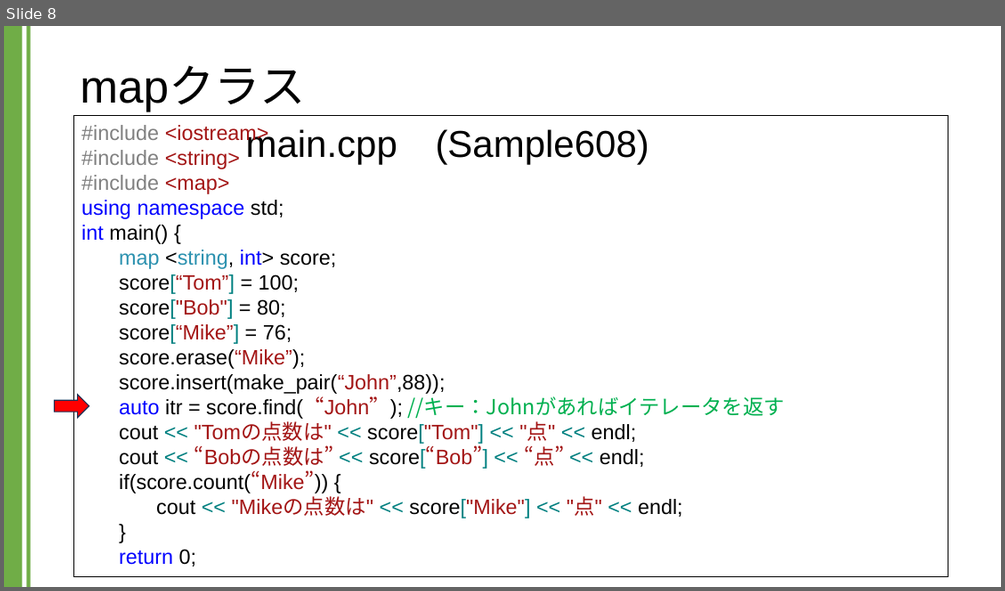
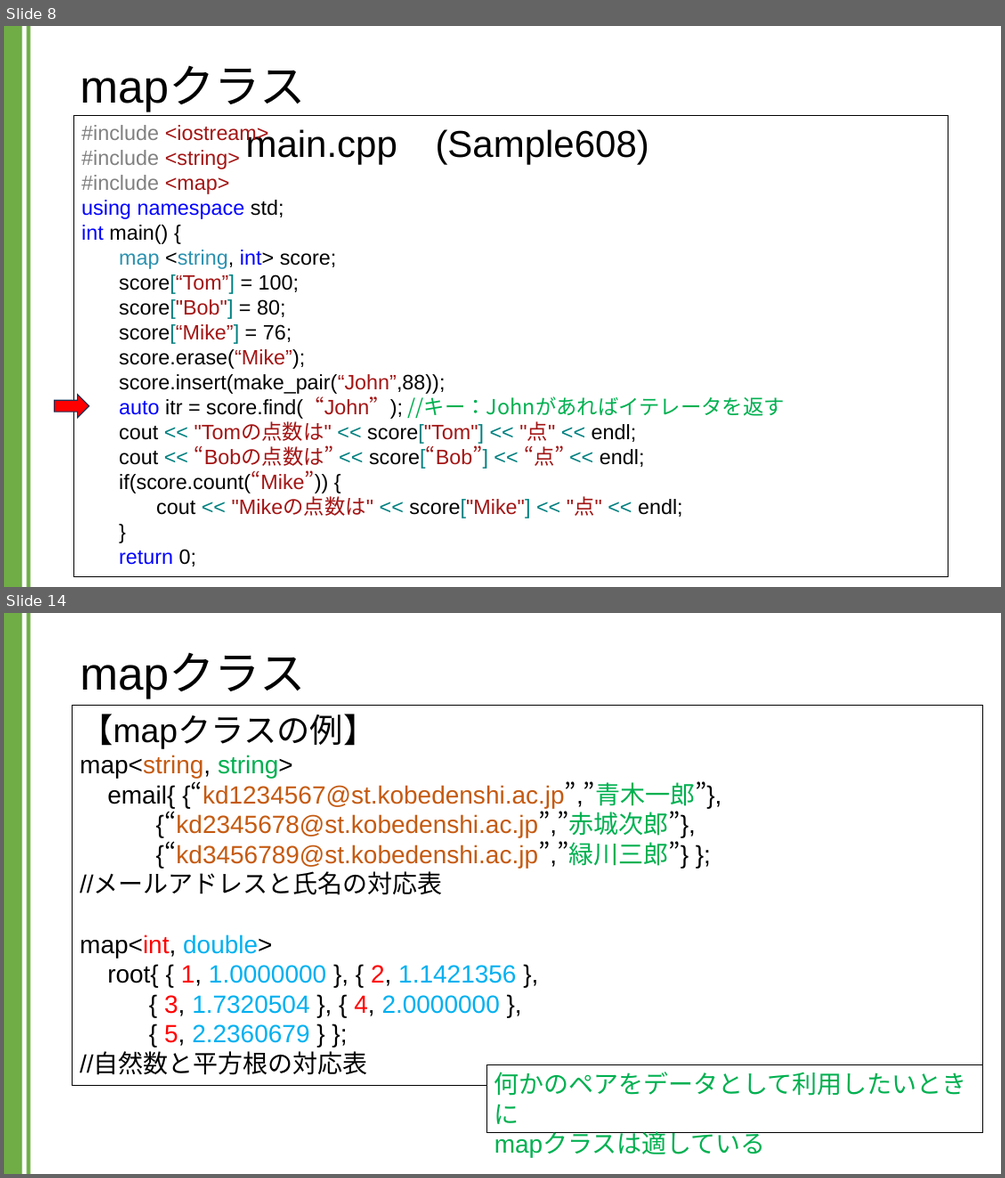
Before and after one commit to kic-murata/cpp2024, a slide deck: 授業資料/講義資料：Mapクラス.pptx. Shown one above the other, each under a label of ours: slide 8 before the commit, slides 8 and 14 after it; the slides between them are not shown. The pictures are 1005x591 and 1005x1178 pixels, drawn with LibreOffice and Linux fonts; fonts in the diff are those of the drawing. Boxes give left, top, right and bottom in pixels: in the first picture for what was removed or moved away, otherwise in the second. Text is boxed around its words. In the diff, an @@ line names an element or a change of style, - is before the commit and + after.

```diff
--- a/授業資料/講義資料：Mapクラス.pptx
+++ b/授業資料/講義資料：Mapクラス.pptx
@@ slide 14 added at bbox=[4, 613, 1001, 1174], background #FFFFFF; not listed: 2 template elements that a slide beside it also shows @@
@@ title added at bbox=[80, 653, 305, 698], 44 pt, text #000000 @@
+mapクラス
@@ rectangle added at bbox=[73, 705, 984, 1085], outline #000000 0.75 pt, 24 pt, text #000000 @@
+【mapクラスの例】
+map<string, string>
+email{ {“kd1234567@st.kobedenshi.ac.jp”,”青木一郎”},
+{“kd2345678@st.kobedenshi.ac.jp”,”赤城次郎”},
+{“kd3456789@st.kobedenshi.ac.jp”,”緑川三郎”} };
+//メールアドレスと氏名の対応表
+map<int, double>
+root{ { 1, 1.0000000 }, { 2, 1.1421356 },
+{ 3, 1.7320504 }, { 4, 2.0000000 },
+{ 5, 2.2360679 } };
+//自然数と平方根の対応表
@@ rectangle added at bbox=[487, 1064, 984, 1133], fill #FFFFFF, outline #000000 0.75 pt, 24 pt, text #00B050 @@
+何かのペアをデータとして利用したいときに
+mapクラスは適している
```
Also in this commit, not shown: 7 slides changed, 1 slide removed.
